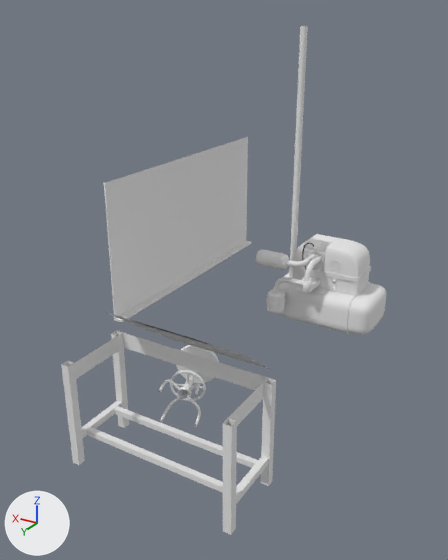
What one commit did to the Blender file Assets/models/house/floor02/secret_room_nw/secret_room_nw_furniture.blend.
Camera for both pictures: a 50 mm camera at (-4.11, 8.52, 3.51) aimed at (0.45, 0.92, -0.29). The axes (+X, +Y, +Z) are drawn at lower left. The lights are the same throughout.

The older version as bpy lines, for what is in view:
```python
ob_base = bpy.data.objects.new('base', me_cube)
ob_base.parent = ob_generator
ob_base.location = (0.0, 0.0, 0.0)
ob_beziercircle = bpy.data.objects.new('BezierCircle', cu_beziercircle)
ob_beziercircle.location = (-0.217, -0.354, -0.715)
ob_beziercircle.scale = (0.0115, 0.0115, 0.0115)
ob_block = bpy.data.objects.new('block', me_cube_008)
ob_block.parent = ob_generator
ob_block.location = (-0.231, -0.602, -1.361)
ob_control_buttons = bpy.data.objects.new('control_buttons', me_circle_001)
ob_control_buttons.parent = ob_generator
ob_control_buttons.location = (0.224, -0.39, -1.361)
ob_control_buttons.scale = (0.932, 2.68, 0.932)
ob_control_panel = bpy.data.objects.new('control_panel', me_cube_006)
ob_control_panel.parent = ob_generator
ob_control_panel.location = (0.224, -0.375, -1.361)
ob_control_panel.scale = (1.0, 1.0, 1.07)
ob_gauge = bpy.data.objects.new('gauge', me_circle)
ob_gauge.parent = ob_generator
ob_gauge.location = (0.224, -0.37, -0.958)
ob_gauge.rotation_euler = (1.571, 0.0, 0.0)  # degrees (90, 0, 0)
ob_table_base = bpy.data.objects.new('table_base', me_cube_001)
ob_table_base.parent = ob_table
ob_table_base.location = (0.0, 3.083, -0.788)
ob_top = bpy.data.objects.new('top', me_cube_007)
ob_top.parent = ob_generator
ob_top.location = (0.0, 0.0, 0.652)
ob_wire_000 = bpy.data.objects.new('wire.000', cu_beziercurve_001)
ob_wire_000.parent = ob_generator
ob_wire_000.location = (-0.252, -0.637, -0.734)
# also in view: 'tray' at (1.33, 0.47, -0.57); 'pipe_straight.005' at (0.82, -2.47, 0.8); 'board' at (1.39, 0.47, 0.45); 'paper.001' at (-0.24, 2.6, -0.45); 'table_legs.002' at (0.0, 3.08, -1.83)
```
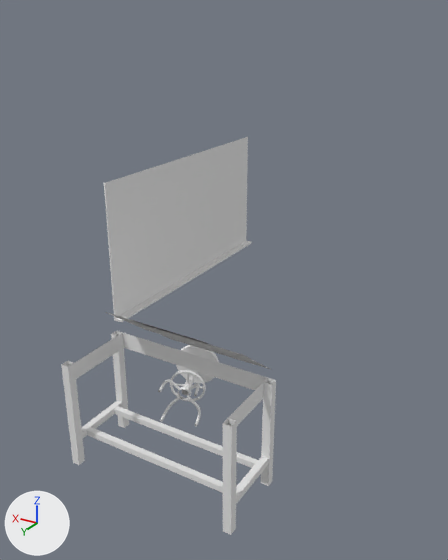
Diff of the bpy script that builds the scene:
```diff
--- a/Assets/models/house/floor02/secret_room_nw/secret_room_nw_furniture.blend.py
+++ b/Assets/models/house/floor02/secret_room_nw/secret_room_nw_furniture.blend.py
@@ ob_top @@
-ob_top = bpy.data.objects.new('top', me_cube_007)
@@ ob_base @@
-ob_base = bpy.data.objects.new('base', me_cube)
@@ ob_beziercircle @@
-ob_beziercircle = bpy.data.objects.new('BezierCircle', cu_beziercircle)
@@ ob_wire_000 @@
-ob_wire_000 = bpy.data.objects.new('wire.000', cu_beziercurve_001)
@@ ob_block @@
-ob_block = bpy.data.objects.new('block', me_cube_008)
@@ ob_control_buttons @@
-ob_control_buttons = bpy.data.objects.new('control_buttons', me_circle_001)
@@ ob_control_panel @@
-ob_control_panel = bpy.data.objects.new('control_panel', me_cube_006)
@@ ob_gauge @@
-ob_gauge = bpy.data.objects.new('gauge', me_circle)
@@ ob_carb_bottom @@
-ob_carb_bottom = bpy.data.objects.new('carb_bottom', me_cube_005)
@@ ob_carb_top @@
-ob_carb_top = bpy.data.objects.new('carb_top', me_cube_004)
@@ ob_pipe_straight_005 @@
-ob_pipe_straight_005 = bpy.data.objects.new('pipe_straight.005', me_cylinder_014)
@@ ob_pipe_straight_004 @@
-ob_pipe_straight_004 = bpy.data.objects.new('pipe_straight.004', me_cylinder_018)
@@ ob_pipe_straight_003 @@
-ob_pipe_straight_003 = bpy.data.objects.new('pipe_straight.003', me_cylinder_017)
@@ ob_spark_plug_base @@
-ob_spark_plug_base = bpy.data.objects.new('spark_plug_base', me_cylinder_015)
@@ ob_spark_plug_ceramic @@
-ob_spark_plug_ceramic = bpy.data.objects.new('spark_plug_ceramic', me_cylinder_013)
@@ ob_pipe_corner_002 @@
-ob_pipe_corner_002 = bpy.data.objects.new('pipe_corner.002', me_cylinder_012)
@@ ob_tank_001 @@
-ob_tank_001 = bpy.data.objects.new('tank.001', me_cylinder_011)
@@ ob_tank_000 @@
-ob_tank_000 = bpy.data.objects.new('tank.000', me_cylinder_010)
@@ ob_pipe_straight_002 @@
-ob_pipe_straight_002 = bpy.data.objects.new('pipe_straight.002', me_cylinder_009)
@@ ob_pipe_straight_001 @@
-ob_pipe_straight_001 = bpy.data.objects.new('pipe_straight.001', me_cylinder_008)
@@ ob_pipe_corner_001 @@
-ob_pipe_corner_001 = bpy.data.objects.new('pipe_corner.001', me_cylinder_007)
@@ ob_pipe_straight_000 @@
-ob_pipe_straight_000 = bpy.data.objects.new('pipe_straight.000', me_cylinder_006)
@@ ob_pipe_corner_000 @@
-ob_pipe_corner_000 = bpy.data.objects.new('pipe_corner.000', me_cylinder_005)
```

Where the change shows, as pixel boxes (x1, y1, x2, y2) in the pictures (448 x 560 px):
'base', deleted
    before: (277, 273, 386, 335)
'top', deleted
    before: (292, 234, 371, 297)
'pipe_straight.005', deleted
    before: (289, 26, 308, 277)
'tank.000', deleted
    before: (256, 249, 289, 270)
'tank.001', deleted
    before: (267, 289, 285, 313)
'carb_top', deleted
    before: (304, 239, 330, 254)
'carb_bottom', deleted
    before: (303, 251, 325, 270)
'block', deleted
    before: (295, 276, 320, 293)
'pipe_corner.000', deleted
    before: (287, 258, 310, 267)
'pipe_corner.001', deleted
    before: (304, 260, 316, 281)
'pipe_corner.002', deleted
    before: (273, 277, 290, 292)
'pipe_straight.003', deleted
    before: (303, 278, 312, 293)
'gauge', deleted
    before: (330, 260, 341, 271)
'pipe_straight.002', deleted
    before: (288, 278, 303, 286)
'control_panel', deleted
    before: (331, 277, 337, 292)
'pipe_straight.001', deleted
    before: (313, 255, 322, 264)
'pipe_straight.000', deleted
    before: (307, 254, 316, 262)
'wire.000', deleted
    before: (302, 243, 314, 269)
